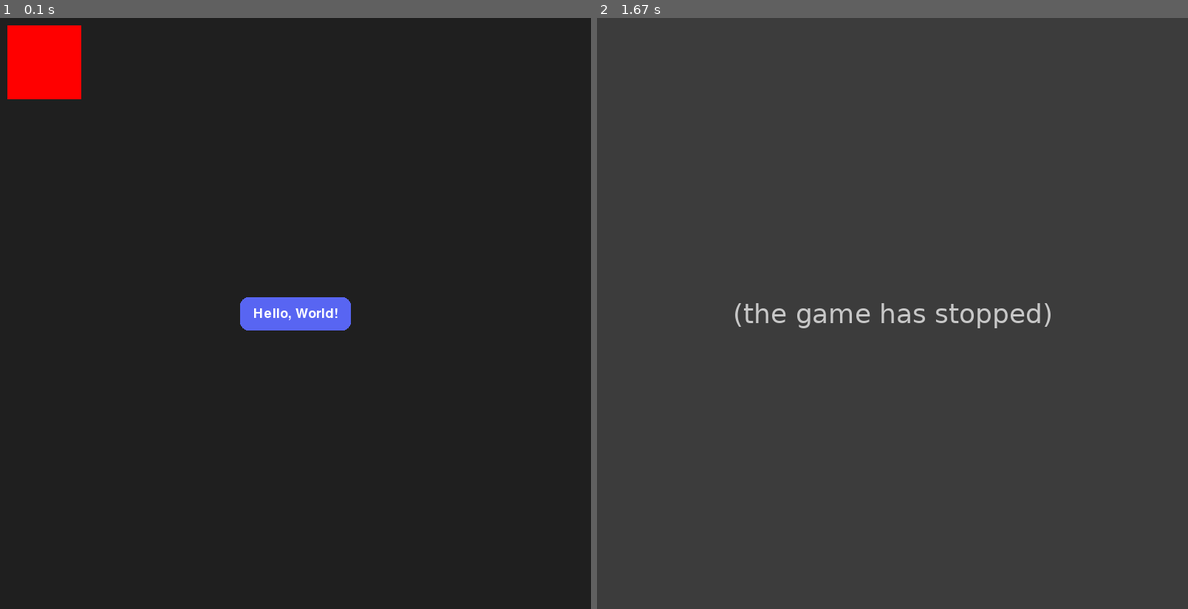
Above: before the commit, frames 1-2 (left to right).
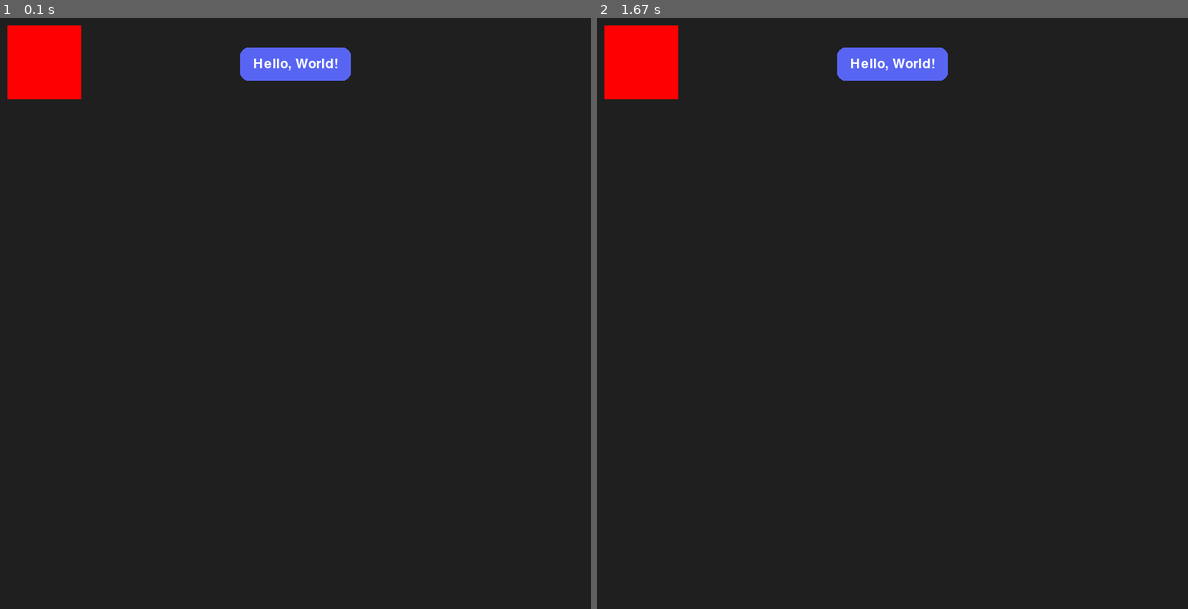
Above: after the commit, the same moments.

Repository: Piop2/Pygame-GUI
Game: pygame game, started from main.py
Two runs of this game, one before a commit and one after it. Both use one fixed random seed, a clock stepped at 60 frames per second and the inputs below.
Inputs (mouse positions are in pixels of both pictures, inside the frame that each line leads up to):
- Up to frame 1 (0.1 s): no input
- Up to frame 2 (1.67 s): press the mouse at (892, 65) at 0.37 s; move the mouse to (797, 142) at 0.47 s; release the mouse at (709, 224) at 0.6 s

The runs differ from the first frame. In frame 1, 2.1% of the frame differs, in the area x 40-60%, y 5-53%; in frame 2, 100%, in the area x 0-100%, y 0-100%.
Error before the commit: AttributeError: 'TextView' object has no attribute '_process_event' (view.py line 51); the game stopped at 0.33 s (later frames are placeholders)

Commit message:
feature: add view focusing

Diff:
--- /dev/null
+++ b/core/interact/base.py
@@ -0,0 +1,20 @@
+from __future__ import annotations
+
+from typing import Optional
+
+from model.event import UIEvent
+
+
+class Interactable:
+    _focused: Optional[Interactable]
+
+    def is_focused(self) -> bool:
+        return self is Interactable._focused
+
+    def focus(self) -> None:
+        Interactable._focused = self
+
+    def _process_event(self, event: UIEvent) -> bool:
+        return False
+
+    def dispatch_event(self, event: UIEvent) -> bool: ...
--- a/core/protocol/mouse.py
+++ b/core/interact/mouse.py
@@ -2,6 +2,7 @@
 
 from typing import Callable
 
+from core.interact.base import Interactable
 from model.style import Style
 from model.event import MouseButton, MouseEvent, MouseDownEvent, MouseUpEvent, UIEvent
 
@@ -14,7 +15,7 @@
 OnMouseExitCallback = Callable[[], None]
 
 
-class MouseInteractable:
+class MouseInteractable(Interactable):
     _style: Style
 
     _on_mouse_down: OnMouseDownCallback
--- a/core/protocol/interactable.py
+++ /dev/null
@@ -1,13 +0,0 @@
-from __future__ import annotations
-
-from typing import Protocol, runtime_checkable
-
-from model.event import UIEvent
-
-
-@runtime_checkable
-class Interactable(Protocol):
-    def process_event(self, event: UIEvent) -> bool:
-        return False
-
-    def dispatch_event(self, event: UIEvent) -> bool: ...
--- a/core/screen.py
+++ b/core/screen.py
@@ -10,7 +10,7 @@
 from core.view import View
 from core.node import RootNode
 from core.event_factory import EVENT_FACTORY
-from core.protocol.interactable import Interactable
+from core.interact.base import Interactable
 from core.protocol.renderable import Renderable
 from core.protocol.updatable import Updatable
 from core.protocol.styled import Styled
--- a/core/view.py
+++ b/core/view.py
@@ -10,7 +10,7 @@
 from core.node import Node
 from core.protocol.renderable import Renderable
 from core.protocol.updatable import Updatable
-from core.protocol.interactable import Interactable
+from core.interact.base import Interactable
 from core.protocol.styled import Styled
 from core.protocol.transformed import Transformed
 from model.event import UIEvent, MouseEvent
--- a/main.py
+++ b/main.py
@@ -2,6 +2,7 @@
 
 from core.screen import Screen, Viewport
 from model.align import ContentAlign
+from model.event import MouseButton
 from view.button import ButtonView
 from view.text import TextView
 from view.shape import RectView
@@ -20,10 +21,20 @@
 
 discord_box = ButtonView()
 discord_box.transform.x = (WINDOW_SIZE[0] // 2) - (BUTTON_SIZE[0] // 2)
-discord_box.transform.y = (WINDOW_SIZE[1] // 2) - (BUTTON_SIZE[1] // 2)
+discord_box.transform.y = 40
 discord_box.style.background_color.update(88, 101, 242)
 discord_box.style.size = BUTTON_SIZE
 discord_box.style.border_radius = 11
+
+
+@discord_box.on_mouse_down
+def on_mouse_down(key: MouseButton, _):
+    if key == MouseButton.LEFT:
+        print("CLICK!!!")
+        return True
+
+    return False
+
 
 text_box = TextView()
 text_box.font = "asset/gg sans Medium.ttf"
--- a/view/button.py
+++ b/view/button.py
@@ -3,7 +3,7 @@
 import pygame.draw
 
 from core.view import View
-from core.protocol.mouse import MouseInteractable
+from core.interact.mouse import MouseInteractable
 from model.event import UIEvent
 
 
--- /dev/null
+++ b/view/input.py
@@ -0,0 +1,39 @@
+from __future__ import annotations
+
+from core.view import View
+from core.protocol.has_value import HasValue
+from view.text import TextView
+
+
+"""Input View 구현 방안...
+- 아마도 child에 Text View를 무조건 두어야 함..
+
+- 1안) Text View를 상속받아서 Input View로 만드는 것도 방법..
+- 2안) 그냥 Input View에 child 추가를 못 하게 막고, Text View만 쓰게 하는 방법
+"""
+
+
+# 2안으로 진행중
+class InputView(View, HasValue[str]):
+    def __init__(self) -> None:
+        super().__init__()
+
+        self._text_view = TextView()
+
+        self._children = [self._text_view]
+
+    @property
+    def value(self) -> str:
+        return self._text_view.value
+
+    @value.setter
+    def value(self, value: str) -> None:
+        self._text_view.value = value
+        return
+
+    @property
+    def text_view(self) -> TextView:
+        return self._text_view
+
+    def update(self, delta: int) -> None:
+        self._text_view.style.size = self.style.size
